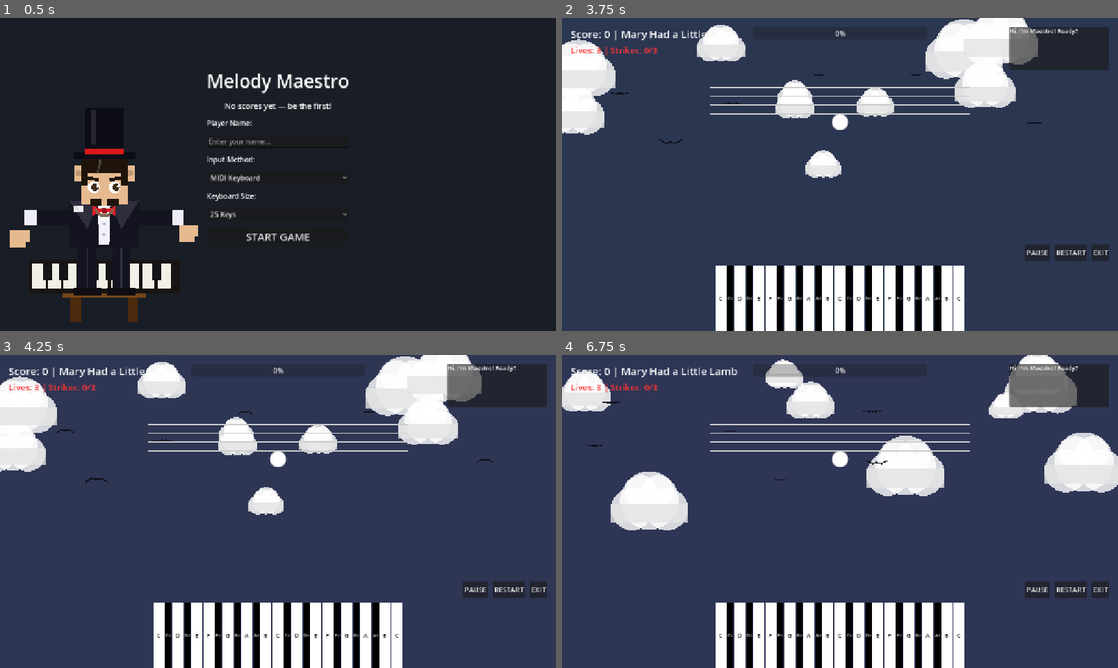
Above: before the commit, frames 1-4 (two rows, left to right).
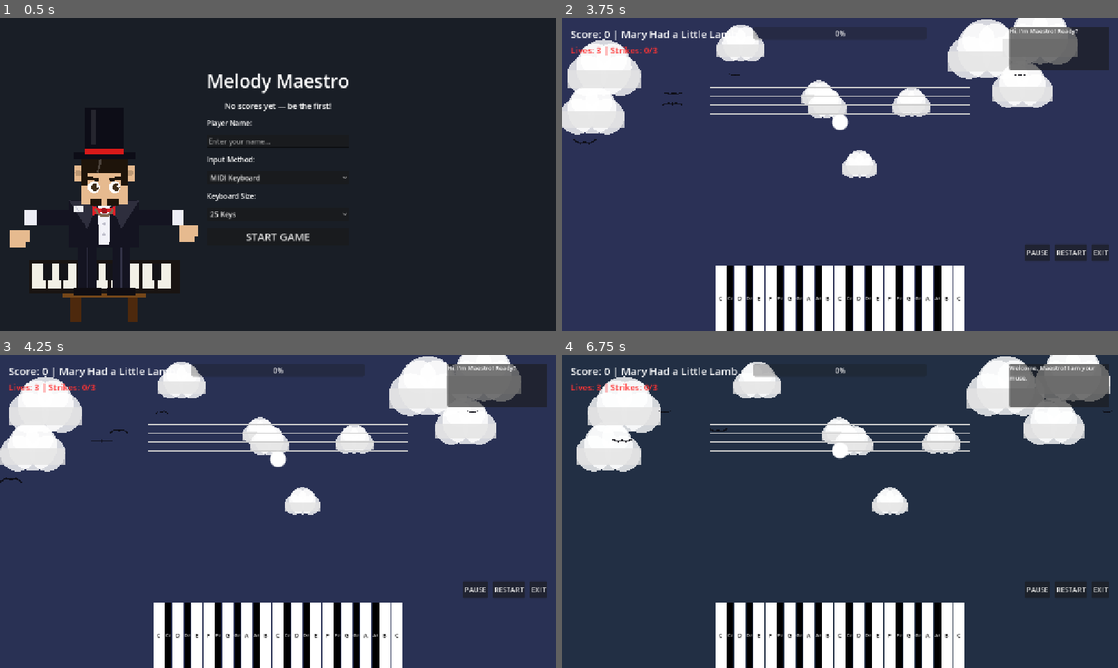
Above: after the commit, the same moments.

Repository: samperk1/melody-maestro
Game: Godot game, scene res://scenes/main_game.tscn
Same seed, same stepped clock (60 frames per second), same inputs: the game is played once before the commit and once after it. Before the commit the project starts from res://scenes/welcome_screen.tscn.
Inputs (mouse positions are in pixels of both pictures, inside the frame that each line leads up to):
- Up to frame 1 (0.5 s): no input
- Up to frame 2 (3.75 s): click "MIDI Keyboard" at 0.5 s; click (1073, 252) at 1.25 s, where only the run after the commit has a clickable "RESTART"; click (1073, 252) at 2 s, where only the run after the commit has a clickable "RESTART"; click (1073, 252) at 2.75 s, where only the run after the commit has a clickable "RESTART"; click "START GAME" at 3.5 s
- Up to frame 3 (4.25 s): no input
- Up to frame 4 (6.75 s): click "RESTART" at 4.25 s; click "RESTART" at 5 s; click "RESTART" at 5.75 s; tap Enter at 6.5 s; move the mouse to (962, 495) at 6.52 s; hold D from 6.53 s (still down); tap E at 6.6 s; click (962, 495) at 6.67 s

Frame 1 is identical in both runs. In frame 2, 9.4% of the frame differs, in the area x 0-93%, y 0-52%; in frame 3, 9.5%; in frame 4, 17%, in the area x 0-100%, y 0-56%.

Commit message:
Fix Linux AppImage: eliminate scene transitions to work around Godot 4.6.2 AT-SPI bug
- main_game.tscn is now the permanent scene; welcome screen loads as a
  CanvasLayer overlay (layer=100) so tree_exited is never triggered,
  preventing the AT-SPI idle-loop freeze on Linux
- Hide overlay instead of queue_free to avoid the same crash on exit
- AppRun + binary wrapper both set AT_SPI_BUS_ADDRESS="" / NO_AT_BRIDGE=1
  to suppress per-frame slot error spam
- Add Windows export preset; update README with AppImage + Windows
  download instructions and build-from-source steps
- Add build_appimage.sh for reproducible Linux AppImage builds

Co-Authored-By: Sam Perkins <samperk1@hotmail.com>

Diff:
--- a/project.godot
+++ b/project.godot
@@ -15,9 +15,8 @@
 [application]
 
 config/name="Melody Maestro"
-run/main_scene="res://scenes/welcome_screen.tscn"
+run/main_scene="res://scenes/main_game.tscn"
 config/features=PackedStringArray("4.6", "GL Compatibility")
-config/icon="res://icon.svg"
 
 [autoload]
 
@@ -30,6 +29,7 @@
 window/size/viewport_width=1280
 window/size/viewport_height=720
 window/stretch/mode="canvas_items"
+accessibility/update_mode=0
 
 [rendering]
 
--- a/scripts/game_manager.gd
+++ b/scripts/game_manager.gd
@@ -171,6 +171,22 @@
 
 func _ready():
 	load_game()
+
+func goto_game(from: Node):
+	print("GOTO_GAME called")
+	from.hide()
+	var new_scene = load("res://scenes/main_game.tscn").instantiate()
+	get_tree().root.add_child(new_scene)
+	get_tree().current_scene = new_scene
+	from.queue_free()
+
+func goto_menu(from: Node):
+	get_tree().paused = false
+	from.hide()
+	var new_scene = load("res://scenes/welcome_screen.tscn").instantiate()
+	get_tree().root.add_child(new_scene)
+	get_tree().current_scene = new_scene
+	from.queue_free()
 
 func reset_game():
 	score = 0
--- a/scripts/main_game.gd
+++ b/scripts/main_game.gd
@@ -19,6 +19,7 @@
 @onready var lives_label = $CanvasLayer/LivesLabel
 @onready var background = $Background
 
+var _game_started: bool = false
 var active_balloons = []
 var current_song_data = {}
 var song_index = 0
@@ -33,33 +34,45 @@
 var _bg_time: float = 0.0
 
 func _ready():
-	print("Main game scene loaded!")
-	InputHandler.use_midi = (GameManager.input_type == "MIDI Keyboard")
-	InputHandler.use_computer_keyboard = (GameManager.input_type == "Computer Keyboard")
-	keyboard.setup_keyboard(GameManager.keys_count)
-
-	if not InputHandler.note_on.is_connected(_on_note_on):
-		InputHandler.note_on.connect(_on_note_on)
-	if not InputHandler.note_off.is_connected(_on_note_off):
-		InputHandler.note_off.connect(_on_note_off)
-
 	spawner_timer.timeout.connect(_spawn_next_balloon)
-
 	restart_button.pressed.connect(_on_restart_pressed)
 	exit_button.pressed.connect(_on_exit_pressed)
 	pause_button.pressed.connect(_toggle_pause)
 	resume_button.pressed.connect(_toggle_pause)
 	pause_quit_button.pressed.connect(_on_exit_pressed)
-	continue_button.pressed.connect(_on_continue_pressed)
-
+	if not continue_button.pressed.is_connected(_on_continue_pressed):
+		continue_button.pressed.connect(_on_continue_pressed)
 	level_clear_panel.visible = false
 	pause_panel.visible = false
 
-	# Add sky layer (clouds, birds, storm effects) behind everything
 	var sky = Node2D.new()
 	sky.set_script(load("res://scripts/sky_manager.gd"))
 	add_child(sky)
 
+	_show_welcome_overlay()
+
+func _show_welcome_overlay():
+	_game_started = false
+	var layer = CanvasLayer.new()
+	layer.layer = 100
+	layer.name = "WelcomeLayer"
+	var welcome = load("res://scenes/welcome_screen.tscn").instantiate()
+	layer.add_child(welcome)
+	add_child(layer)
+	welcome.game_start.connect(_on_welcome_complete)
+
+func _on_welcome_complete():
+	var layer = get_node_or_null("WelcomeLayer")
+	if layer:
+		layer.hide()
+	_game_started = true
+	InputHandler.use_midi = (GameManager.input_type == "MIDI Keyboard")
+	InputHandler.use_computer_keyboard = (GameManager.input_type == "Computer Keyboard")
+	keyboard.setup_keyboard(GameManager.keys_count)
+	if not InputHandler.note_on.is_connected(_on_note_on):
+		InputHandler.note_on.connect(_on_note_on)
+	if not InputHandler.note_off.is_connected(_on_note_off):
+		InputHandler.note_off.connect(_on_note_off)
 	_start_level()
 
 func _process(delta):
@@ -84,14 +97,12 @@
 
 	await get_tree().create_timer(1.0).timeout
 	maestro.say("welcome")
-
 	if current_song_data["notes"].size() > 0:
 		var initial_note = current_song_data["notes"][0]
 		if initial_note is Array:
 			music_staff.set_note(initial_note[0])
 		else:
 			music_staff.set_note(initial_note)
-
 	spawner_timer.start(1.5)
 
 func _update_atmosphere():
@@ -116,7 +127,7 @@
 
 
 func _unhandled_input(event: InputEvent):
-	if event.is_action_pressed("ui_cancel"):
+	if _game_started and event.is_action_pressed("ui_cancel"):
 		_toggle_pause()
 
 func _toggle_pause():
@@ -127,13 +138,32 @@
 
 func _on_restart_pressed():
 	lives = 3
+	strikes = 0
+	GameManager.reset_game()
 	GameManager.save_game()
-	get_tree().reload_current_scene()
+	if continue_button.pressed.is_connected(_on_restart_pressed):
+		continue_button.pressed.disconnect(_on_restart_pressed)
+	if not continue_button.pressed.is_connected(_on_continue_pressed):
+		continue_button.pressed.connect(_on_continue_pressed)
+	level_clear_panel.visible = false
+	_start_level()
 
 func _on_exit_pressed():
 	get_tree().paused = false
 	GameManager.save_game()
-	get_tree().change_scene_to_file("res://scenes/welcome_screen.tscn")
+	GameManager.reset_game()
+	spawner_timer.stop()
+	for b in active_balloons:
+		if is_instance_valid(b): b.queue_free()
+	active_balloons.clear()
+	var existing = get_node_or_null("WelcomeLayer")
+	if existing:
+		existing.show()
+		var ws = existing.get_child(0)
+		if ws and ws.has_method("_update_high_score_display"):
+			ws._update_high_score_display()
+	else:
+		_show_welcome_overlay()
 
 func _on_continue_pressed():
 	level_clear_panel.visible = false
--- a/scripts/welcome_screen.gd
+++ b/scripts/welcome_screen.gd
@@ -1,4 +1,6 @@
 extends Control
+
+signal game_start
 
 @onready var player_name_input = $VBoxContainer/PlayerNameInput
 @onready var input_type_option = $VBoxContainer/InputTypeOption
@@ -6,7 +8,6 @@
 @onready var start_button = $VBoxContainer/StartButton
 @onready var high_score_label = $VBoxContainer/HighScoreLabel
 
-# Gentle jazz-style melody that loops on the menu screen
 const MENU_MELODY = [
 	60, 64, 67, 64, 69, 67, 64, 62,
 	60, 65, 69, 65, 71, 69, 65, 62,
@@ -56,16 +57,11 @@
 	high_score_label.text = "\n".join(lines)
 
 func _on_start_button_pressed():
-	print("Start button pressed! Switching to main game...")
 	var player_name = player_name_input.text
 	if player_name.strip_edges() == "":
 		player_name = "Maestro"
-
-	var input_type = input_type_option.get_item_text(input_type_option.selected)
-	var keys_count = keys_option.get_item_text(keys_option.selected).to_int()
-
 	GameManager.player_name = player_name
-	GameManager.input_type = input_type
-	GameManager.keys_count = keys_count
-
-	get_tree().change_scene_to_file("res://scenes/main_game.tscn")
+	GameManager.input_type = input_type_option.get_item_text(input_type_option.selected)
+	GameManager.keys_count = keys_option.get_item_text(keys_option.selected).to_int()
+	_note_timer.stop()
+	game_start.emit()
Not shown, changed: export_presets.cfg
Not shown, changed: .gitignore
Not shown, changed: README.md
Not shown, added: build_appimage.sh
